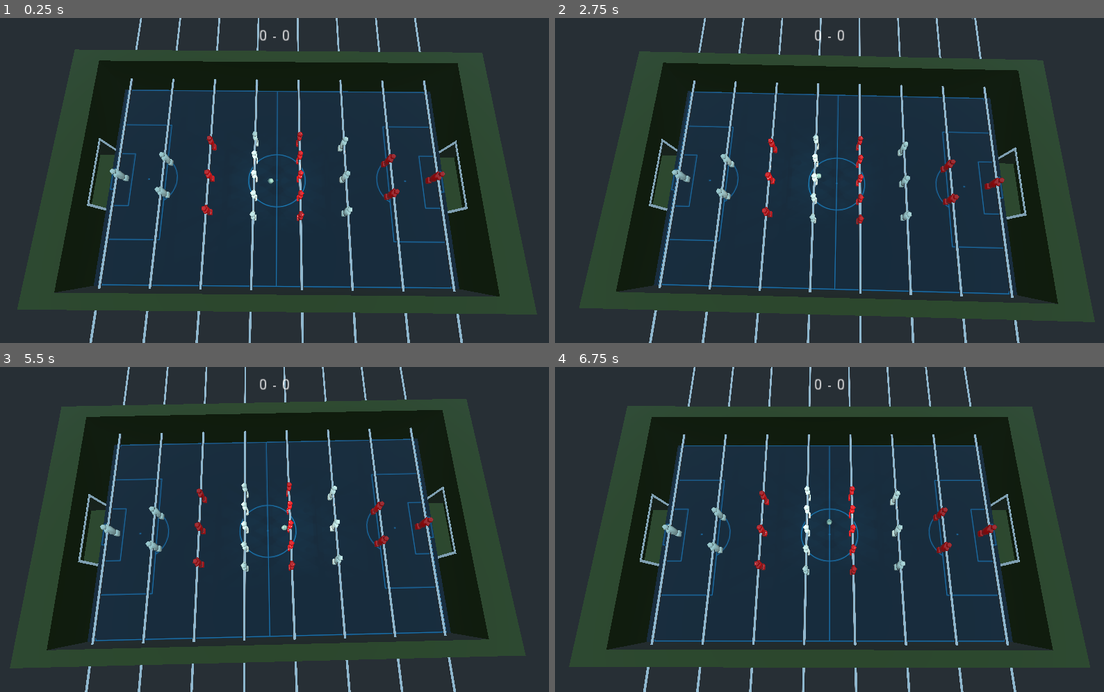
Above: before the commit, frames 1-4 (two rows, left to right).
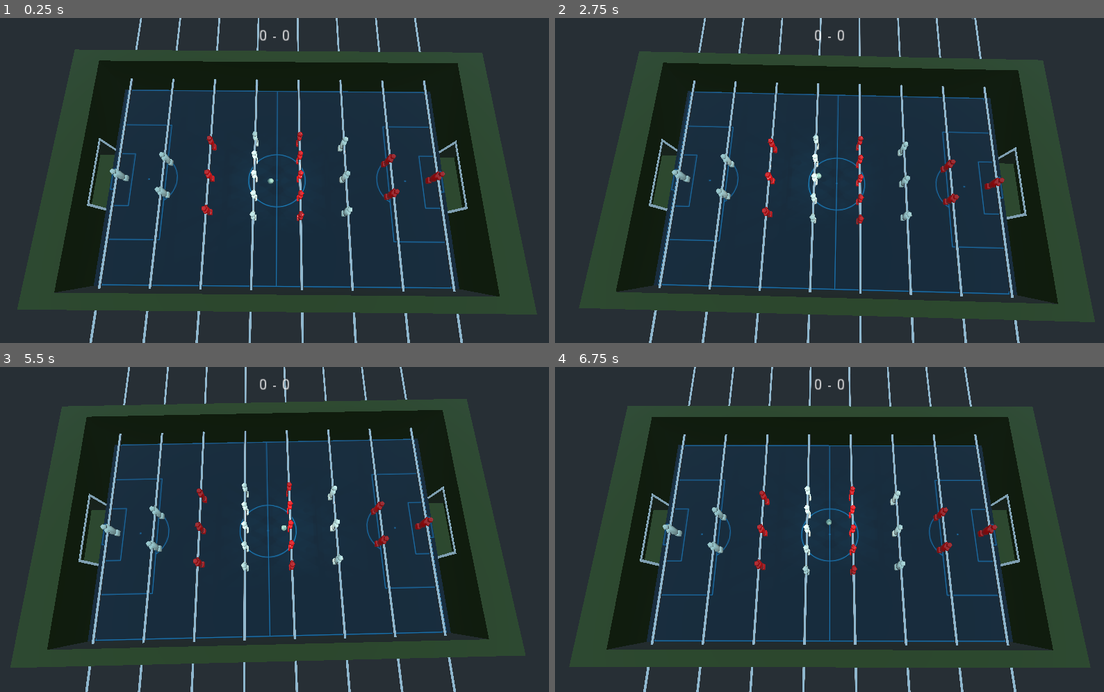
Above: after the commit, the same moments.

Repository: acarrasco/foosball
Game: Godot game, scene res://Room.tscn
The game is run twice, just before and just after one commit, with the same random seed, the same clock (stepped at 60 frames per second) and the same inputs.
Inputs (mouse positions are in pixels of both pictures, inside the frame that each line leads up to):
- Up to frame 1 (0.25 s): no input
- Up to frame 2 (2.75 s): move the mouse to (950, 164) at 0.52 s; tap Space at 0.77, 1.52 s; move the mouse to (719, 196) at 1.27 s; move the mouse to (884, 109) at 2.02 s
- Up to frame 3 (5.5 s): move the mouse to (247, 594) at 2.77 s; tap Space at 3.02, 3.77, 4.52 s; move the mouse to (439, 578) at 3.52 s; move the mouse to (109, 480) at 4.27 s; move the mouse to (301, 529) at 5.02 s
- Up to frame 4 (6.75 s): move the mouse to (747, 448) at 5.77 s; tap Space at 6.02 s; move the mouse to (950, 513) at 6.52 s

The runs differ from the first frame. In frame 1, less than 0.1% of the frame differs, in the area x 48-50%, y 49-52%; in frame 2, 0.3%; in frame 3, 1.6%; in frame 4, 1.8%, in the area x 2-98%, y 0-100%.

Commit message:
make ball slightly larger

Diff:
--- a/Ball.tscn
+++ b/Ball.tscn
@@ -10,7 +10,7 @@
 
 [sub_resource type="SphereShape" id=2]
 margin = 0.02
-radius = 1.2
+radius = 1.25
 
 [sub_resource type="SpatialMaterial" id=3]
 albedo_color = Color( 0.647059, 0.796078, 0.690196, 1 )
@@ -34,7 +34,7 @@
 material_override = SubResource( 3 )
 use_in_baked_light = true
 calculate_tangents = false
-radius = 1.2
+radius = 1.25
 
 [node name="StreamPlayers" type="Node" parent="."]
 
